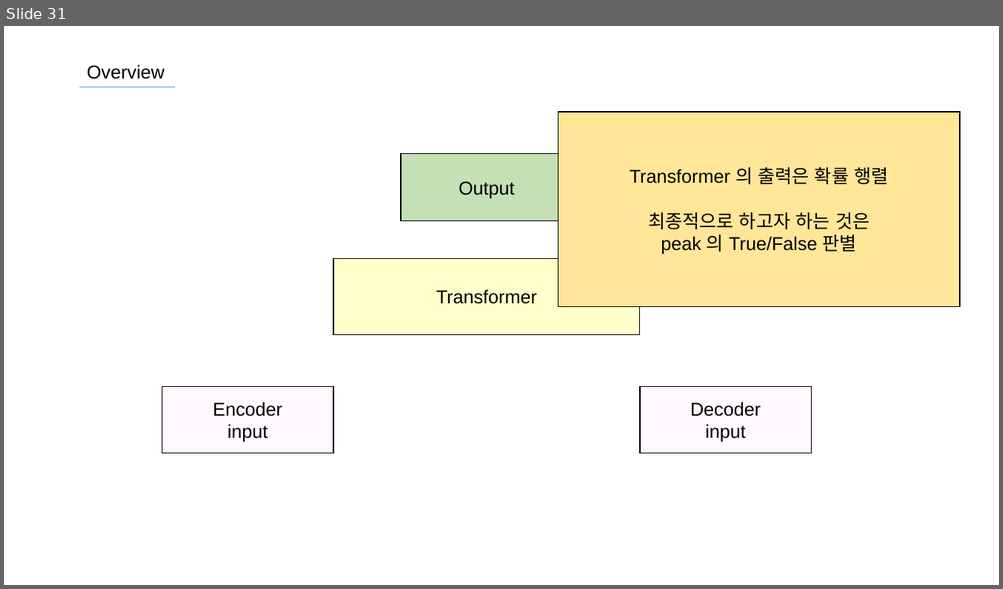
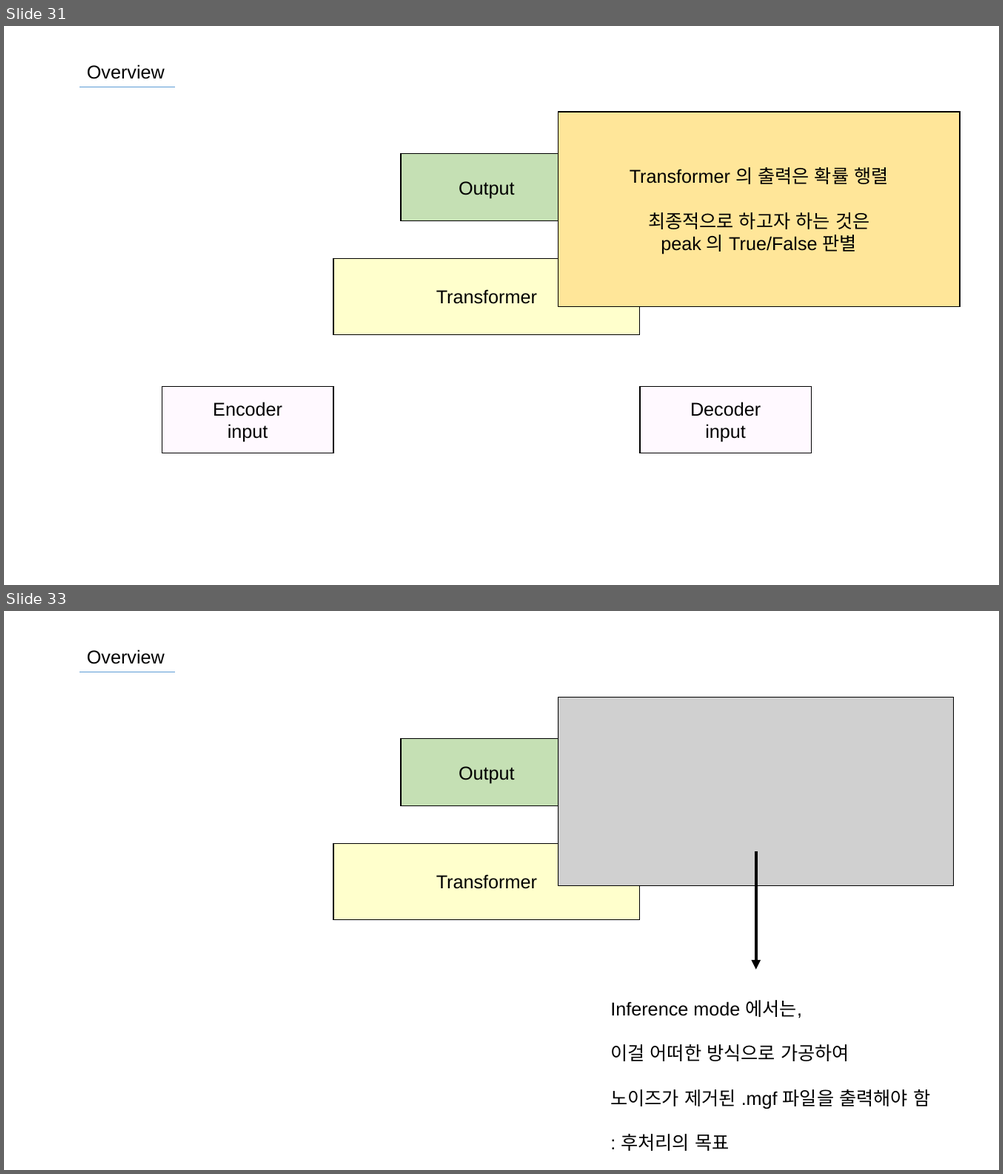
Before and after one commit to SiLviASizZ/HYU_2022, a slide deck: gradproj/Project/presentation/abstract_structure_on_transformer_based_ms_ms_spectrum_refining_model.pptx. Shown one above the other, each under a label of ours: slide 31 before the commit, slides 31 and 33 after it; the slides between them are not shown. The pictures are 1003x589 and 1003x1174 pixels, drawn with LibreOffice and Linux fonts; fonts in the diff are those of the drawing; grey boxes stand for pictures. Boxes give left, top, right and bottom in pixels: in the first picture for what was removed or moved away, otherwise in the second. Text is boxed around its words. In the diff, an @@ line names an element or a change of style, - is before the commit and + after.

```diff
--- a/gradproj/Project/presentation/abstract_structure_on_transformer_based_ms_ms_spectrum_refining_model.pptx
+++ b/gradproj/Project/presentation/abstract_structure_on_transformer_based_ms_ms_spectrum_refining_model.pptx
@@ slide 33 added at (4,611,999,1170), background #FFFFFF @@
@@ text added at (87,649,165,664), 18 pt, text #000000 @@
+Overview
@@ line added from (79, 672) to (175, 672), #5B9BD5 0.5 pt @@
@@ picture added at (558,697,953,886) @@
@@ rectangle added at (401,738,572,806), fill #C5E0B4, outline #000000 1 pt, 18 pt, text #000000 @@
+Output
@@ rectangle added at (333,844,640,920), fill #FFFFCC, outline #000000 1 pt, 18 pt, text #000000 @@
+Transformer
@@ arrow added from (756, 851) to (756, 970), #000000 3 pt @@
@@ text added at (610,1000,930,1151), 18 pt, text #000000 @@
+Inference mode 에서는,
+이걸 어떠한 방식으로 가공하여
+노이즈가 제거된 .mgf 파일을 출력해야 함
+: 후처리의 목표
```
Also in this commit, not shown: 3 slides changed, 1 other slide added, 5 other files.
